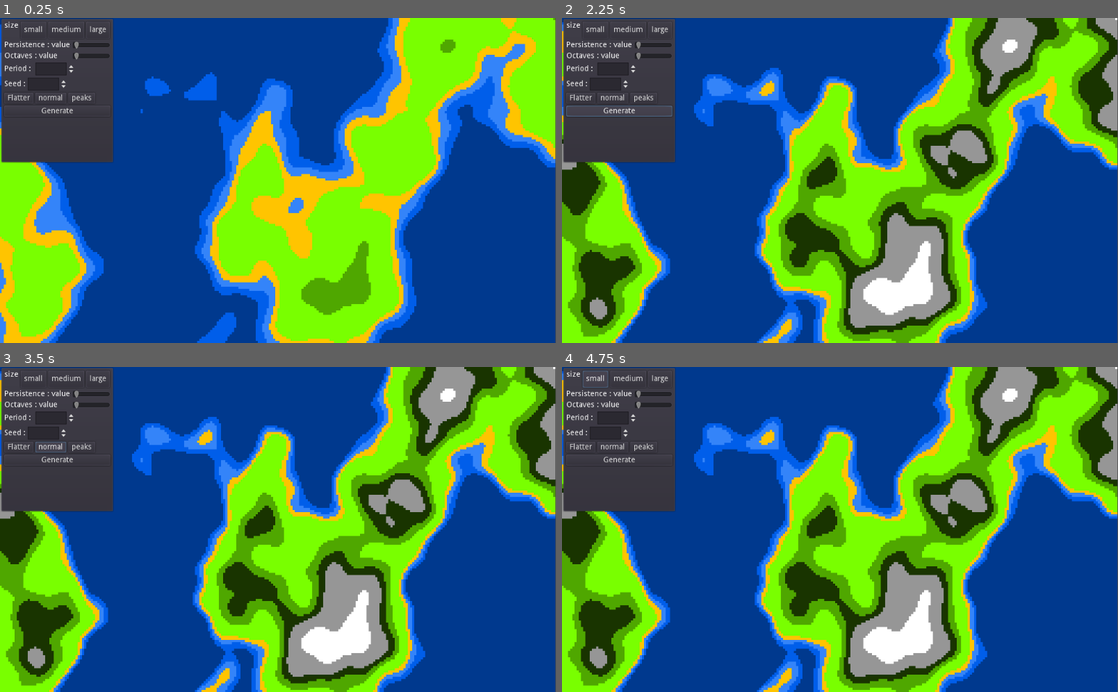
Above: before the commit, frames 1-4 (two rows, left to right).
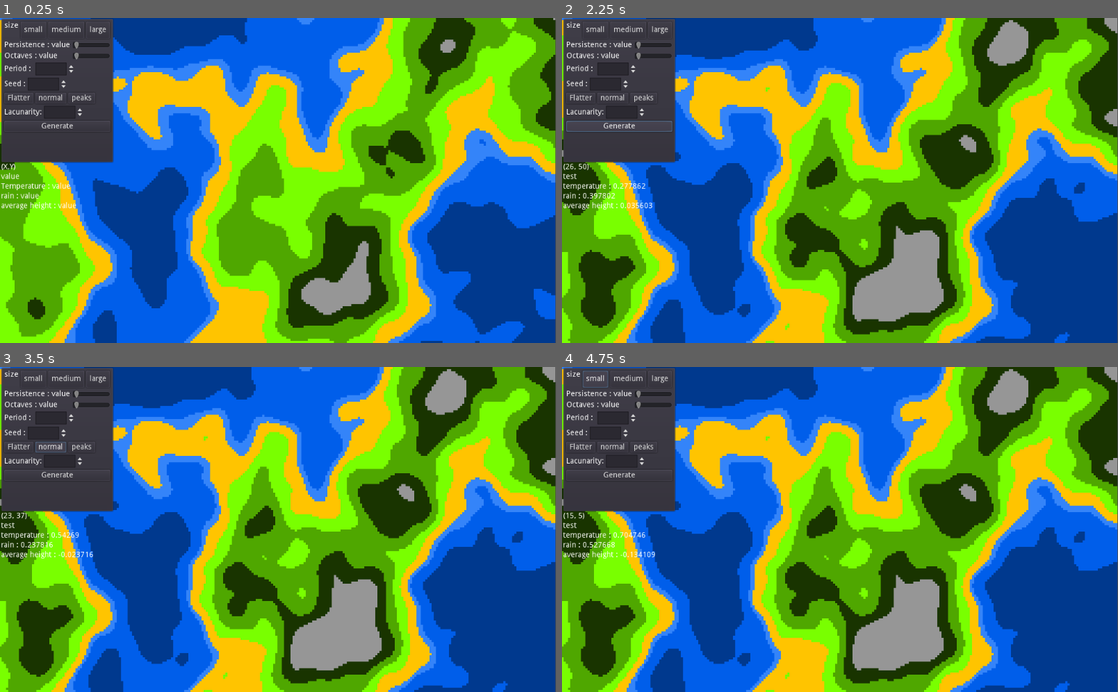
Above: after the commit, the same moments.

Repository: JSLucena/World-Generator
Game: Godot game, scene res://scenes/Generator.tscn
Same seed, same stepped clock (60 frames per second), same inputs: the game is played once before the commit and once after it.
Inputs:
- Up to frame 1 (0.25 s): no input
- Up to frame 2 (2.25 s): click "Flatter" at 0.5 s; click "peaks" at 1.25 s; click "Generate" at 2 s
- Up to frame 3 (3.5 s): click "normal" at 2.75 s
- Up to frame 4 (4.75 s): click "normal" at 3.5 s; click "small" at 4.25 s

The runs differ from the first frame. In frame 1, 78% of the frame differs, in the area x 0-100%, y 0-100%; in frame 2, 47%; in frame 3, 46%; in frame 4, 46%.

Commit message:
Started working on the biomes, but still very early in development

Diff:
--- a/scenes/Generator.tscn
+++ b/scenes/Generator.tscn
@@ -408,7 +408,7 @@
 margin_bottom = 16.0
 rect_min_size = Vector2( 70, 16 )
 min_value = 1.0
-max_value = 16.0
+max_value = 9.0
 value = 1.0
 
 [node name="period" type="HBoxContainer" parent="GUI/MarginContainer/PanelContainer/VBoxContainer"]
@@ -471,11 +471,74 @@
 margin_bottom = 20.0
 text = "peaks"
 
+[node name="lacunarity" type="HBoxContainer" parent="GUI/MarginContainer/PanelContainer/VBoxContainer"]
+margin_top = 155.0
+margin_right = 195.0
+margin_bottom = 179.0
+
+[node name="lacunarity" type="Label" parent="GUI/MarginContainer/PanelContainer/VBoxContainer/lacunarity"]
+margin_top = 5.0
+margin_right = 69.0
+margin_bottom = 19.0
+text = "Lacunarity:"
+
+[node name="lacunarity_box" type="SpinBox" parent="GUI/MarginContainer/PanelContainer/VBoxContainer/lacunarity"]
+margin_left = 73.0
+margin_right = 147.0
+margin_bottom = 24.0
+step = 0.1
+value = 2.0
+
 [node name="generate" type="Button" parent="GUI/MarginContainer/PanelContainer/VBoxContainer"]
-margin_top = 155.0
-margin_right = 195.0
-margin_bottom = 175.0
+margin_top = 183.0
+margin_right = 195.0
+margin_bottom = 203.0
 text = "Generate"
+
+[node name="BiomeInfo" type="MarginContainer" parent="GUI"]
+margin_left = 2.0
+margin_top = 268.0
+margin_right = 209.0
+margin_bottom = 449.0
+__meta__ = {
+"_edit_use_anchors_": false
+}
+
+[node name="VBoxContainer" type="VBoxContainer" parent="GUI/BiomeInfo"]
+margin_right = 207.0
+margin_bottom = 181.0
+
+[node name="position" type="Label" parent="GUI/BiomeInfo/VBoxContainer"]
+margin_right = 207.0
+margin_bottom = 14.0
+text = "(X,Y)"
+__meta__ = {
+"_edit_use_anchors_": false
+}
+
+[node name="type" type="Label" parent="GUI/BiomeInfo/VBoxContainer"]
+margin_top = 18.0
+margin_right = 207.0
+margin_bottom = 32.0
+text = "value"
+
+[node name="temp" type="Label" parent="GUI/BiomeInfo/VBoxContainer"]
+margin_top = 36.0
+margin_right = 207.0
+margin_bottom = 50.0
+text = "Temperature : value"
+
+[node name="rain" type="Label" parent="GUI/BiomeInfo/VBoxContainer"]
+margin_top = 54.0
+margin_right = 207.0
+margin_bottom = 68.0
+text = "rain : value"
+
+[node name="height" type="Label" parent="GUI/BiomeInfo/VBoxContainer"]
+margin_top = 72.0
+margin_right = 207.0
+margin_bottom = 86.0
+text = "average height : value"
 
 [connection signal="pressed" from="GUI/MarginContainer/PanelContainer/VBoxContainer/mapsize/small" to="." method="_on_small_pressed"]
 [connection signal="pressed" from="GUI/MarginContainer/PanelContainer/VBoxContainer/mapsize/medium" to="." method="_on_medium_pressed"]
@@ -487,4 +550,5 @@
 [connection signal="pressed" from="GUI/MarginContainer/PanelContainer/VBoxContainer/height_modifier/flatter" to="." method="_on_flatter_pressed"]
 [connection signal="pressed" from="GUI/MarginContainer/PanelContainer/VBoxContainer/height_modifier/normal" to="." method="_on_normal_pressed"]
 [connection signal="pressed" from="GUI/MarginContainer/PanelContainer/VBoxContainer/height_modifier/peaks" to="." method="_on_peaks_pressed"]
+[connection signal="value_changed" from="GUI/MarginContainer/PanelContainer/VBoxContainer/lacunarity/lacunarity_box" to="." method="_on_lacunarity_box_value_changed"]
 [connection signal="pressed" from="GUI/MarginContainer/PanelContainer/VBoxContainer/generate" to="." method="_on_generate_pressed"]
--- a/scripts/Generator.gd
+++ b/scripts/Generator.gd
@@ -1,50 +1,49 @@
 extends Node2D
 
 
-export var size_x : int = 256
-export var size_y : int = 256
+export var size_x : int = 256 #Map size
+export var size_y : int = 256 #Map size
 export var noise_seed : int = 1
 export var octaves  : int = 4
 export var period : float = 100.0
 export var persistence : float = 0.5
+export var lacunarity : float = 2.0
 
 var noise = OpenSimplexNoise.new()
+var tile :int = 0
+export var height_modifier = 1.0 # Variable to increase/decrease peak and valley height
+
+var biome_parameters = {} #Key is position on tilegrid, values are (temperature,rain,type,avg_height)
 
 
-var tile :int = 0
-pass
-
-export var height_modifier = 1.0
-export var raiser = 2.0
-# Called when the node enters the scene tree for the first time.
 func _ready():
 	generate()
 
 
-func get_tile_color(perlin):
-	if perlin > 0.9:
-		return 5
-	elif perlin > 0.8:
+func get_tile_color(perlin): #Tile color is chosen by its height, using its noise value
+	if perlin > 0.8:
 		return 5
 	elif perlin > 0.6:
+		return 1
+	elif perlin > 0.4:
 		return 4
-	elif perlin > 0.5:
+	elif perlin > 0.3:
 		return 13
-	elif perlin > 0.4:
+	elif perlin > 0.2:
 		return 12
-	elif perlin > 0.2:
+	elif perlin > 0.1:
 		return 11
-	elif perlin > 0.15:
+	elif perlin > 0:
 		return 8
-	elif perlin > 0.1:
+	elif perlin > -0.05:
 		return 17
-	elif perlin > 0.05:
+	elif perlin > -0.2:
 		return 15
 	else:
 		return 16
 # Called every frame. 'delta' is the elapsed time since the previous frame.
 #func _process(delta):
-	#i
+#	mouse_map_information()
 	#pass
 func generate():
 	$TileMap.clear()
@@ -52,31 +51,39 @@
 	noise.octaves = octaves
 	noise.period = period
 	noise.persistence = persistence
-
+	noise.lacunarity = lacunarity
 
 
 
 	for x in range(0,size_x):
 		for y in range(0,size_y):
-				tile = get_tile_color(noise.get_noise_2d(x,y) * height_modifier)
-				$TileMap.set_cell(x,y,tile)
+				var height = noise.get_noise_2d(x,y) * height_modifier
+				tile = get_tile_color(height) #This will probably be changed to include more biomes
 
 
+				randomize()
+				biome_parameters[Vector2(x,y)] = [randf(),randf(),"test",height] #values are (temperature,rain,type,avg_height)
+				#print(biome_parameters[Vector2(x,y)])
+				$TileMap.set_cell(x,y,tile)
+func mouse_map_information():
+	var mousePosition = $TileMap.world_to_map(get_global_mouse_position())
+	$GUI/BiomeInfo/VBoxContainer/height.set_text("average height : " + String(biome_parameters[mousePosition][3]) )
+	$GUI/BiomeInfo/VBoxContainer/position.set_text(String(mousePosition) )
+	$GUI/BiomeInfo/VBoxContainer/type.set_text(biome_parameters[mousePosition][2])
+	$GUI/BiomeInfo/VBoxContainer/temp.set_text("temperature : " + String(biome_parameters[mousePosition][0]) )
+	$GUI/BiomeInfo/VBoxContainer/rain.set_text("rain : " + String(biome_parameters[mousePosition][1]) )
+	#print(mousePosition)
+
 func _input(event):
-	if Input.is_key_pressed(KEY_R):
-		generate()
-
+	if event is InputEventMouseMotion:
+		mouse_map_information()
 
 func _on_small_pressed():
 	size_x = 128
 	size_y = 128
-
-
 func _on_medium_pressed():
 	size_x = 256
 	size_y = 256
-
-
 func _on_large_pressed():
 	size_x = 512
 	size_y = 512
@@ -84,14 +91,11 @@
 func _on_persistence_value_value_changed(value):
 	persistence = value
 	$GUI/MarginContainer/PanelContainer/VBoxContainer/persistence/persistence.set_text("Persistence : " +  String(value))
-
 func _on_octave_slider_value_changed(value):
 	octaves = value
 	$GUI/MarginContainer/PanelContainer/VBoxContainer/octaves/octave.set_text("Octaves : " +  String(value))
-
 func _on_periodSpin_value_changed(value):
 	period = value
-
 func _on_seed_box_value_changed(value):
 	noise_seed = value
 
@@ -99,10 +103,13 @@
 	generate()
 
 func _on_flatter_pressed():
+	height_modifier = 0.8
+func _on_normal_pressed():
 	height_modifier = 1.0
+func _on_peaks_pressed():
+	height_modifier = 1.2
 
-func _on_normal_pressed():
-	height_modifier = 1.5
 
-func _on_peaks_pressed():
-	height_modifier = 2.0
+func _on_lacunarity_box_value_changed(value):
+	lacunarity = value
+	pass # Replace with function body.
